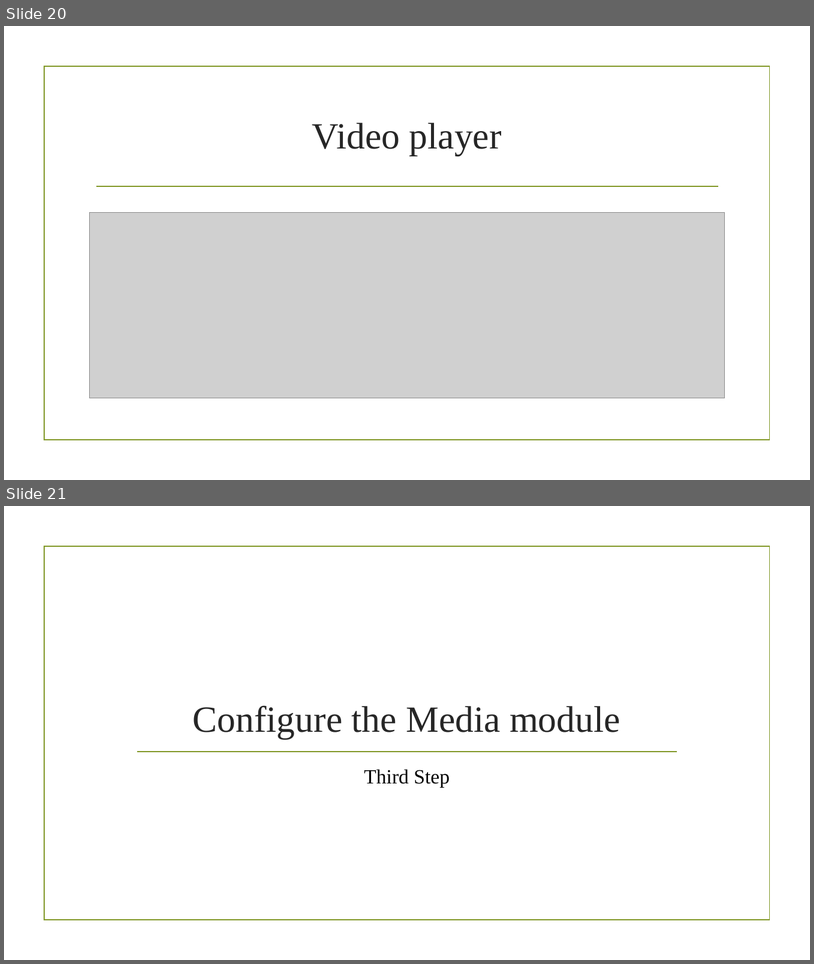
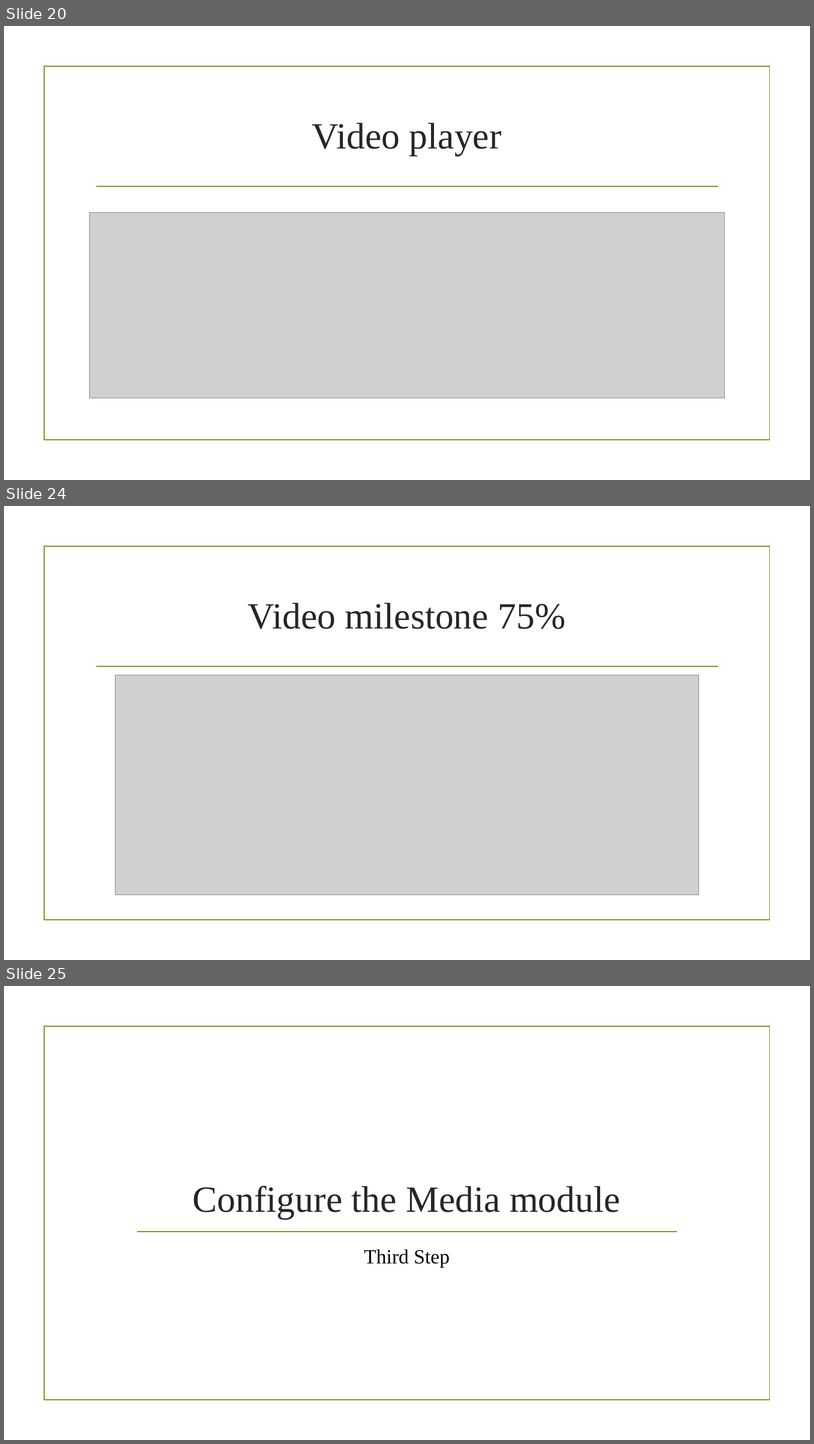
Before and after one commit to alcazes/Android-Milestone-Video-tracking, a slide deck: Video Milestone Tracking V2.pptx. Shown one above the other, each under a label of ours: slides 20 and 21 before the commit, slides 20, 24 and 25 after it; the slides between them are not shown. The pictures are 814x964 and 814x1444 pixels, drawn with LibreOffice and Linux fonts; fonts in the diff are those of the drawing; grey boxes stand for pictures; background and template pictures are left out. Boxes give left, top, right and bottom in pixels: in the first picture for what was removed or moved away, otherwise in the second. Text is boxed around its words. In the diff, an @@ line names an element or a change of style, - is before the commit and + after.

Commit message:
Video milestone events
Updated the video tracking training to set up processing rules for event
milestones 25 % etc

```diff
--- a/Video Milestone Tracking V2.pptx
+++ b/Video Milestone Tracking V2.pptx
@@ slide 24 added at bbox=[4, 506, 810, 960], background picture (left out); not listed: 2 template elements that a slide beside it also shows @@
@@ title added at bbox=[248, 603, 566, 629], 44 pt, text #262626 @@
+Video milestone 75%
@@ picture added at bbox=[116, 675, 699, 895] @@
@@ what was slide 21 is now slide 25 @@
```
Also in this commit, not shown: 3 other slides added.
